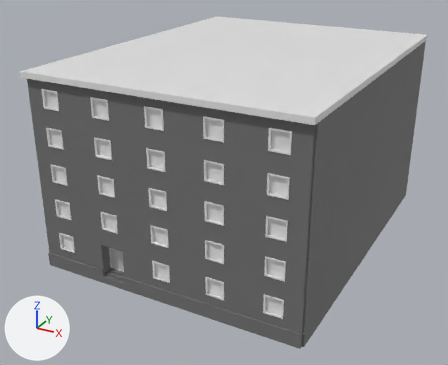
Renders of the FBX model OSB3D/Assets/Prefabs/Import/Buildings/BR20_F05_04.fbx from each side of a commit.
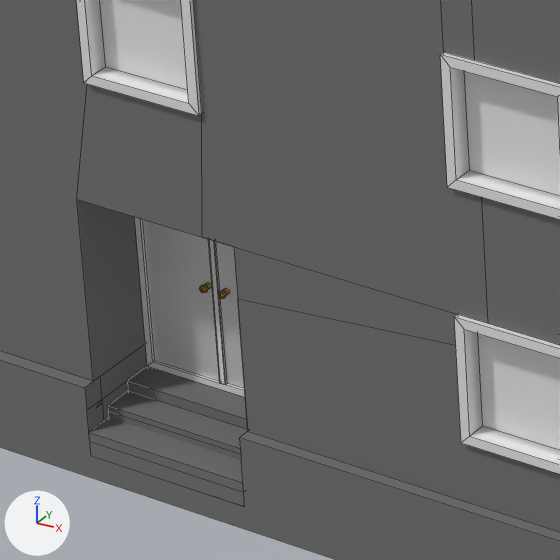
Each version appears first whole from a 50 mm lens placed at (2.8, -80.8, 23.8), pointed at (-18.6, -42.0, 4.4), and next in a close-up on the part from 20% to 37% of the width and 60% to 81% of the height. The lights are fixed; the arrows at lower left show +X, +Y and +Z. The close-ups show mesh edges as thin lines.

Objects in the first close-up: 'BR20_F05_04'.
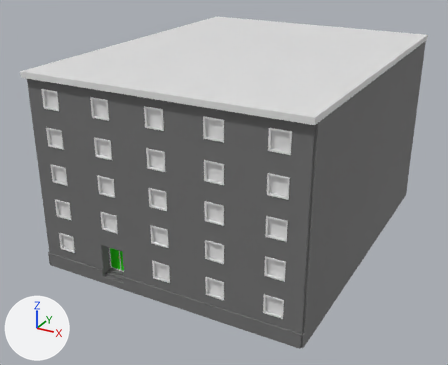
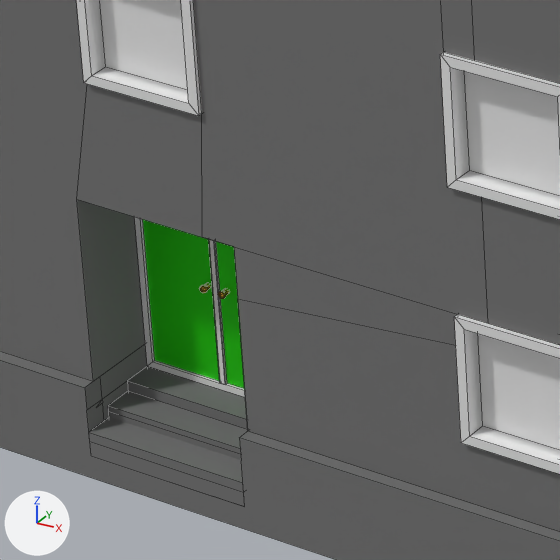
Pixel boxes [x1, y1, x2, y2] of what changed, in the close-ups (560 x 560 px):
'BR20_F05_04', recoloured (white to green): [126, 217, 247, 392] in both

What the commit changed:
Material 'DoorPanel.003' (mat_doorpanel_003) changes colour from white #e7e7e7 to green #29e707; in linear values from (0.8, 0.8, 0.8) to (0.0219, 0.8, 0.00206).
